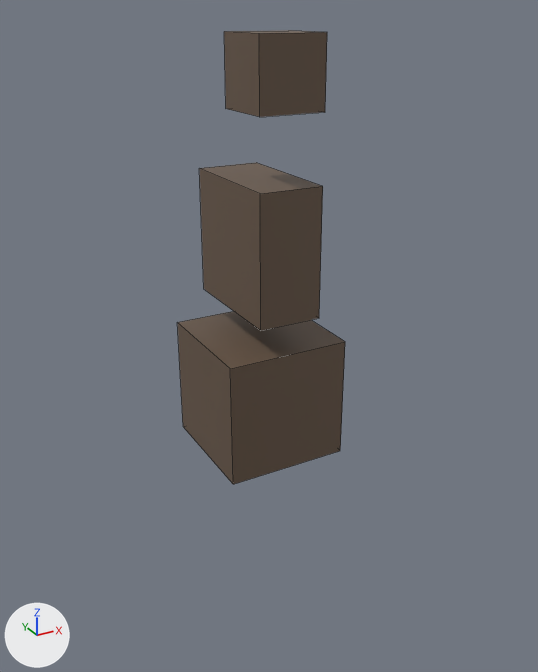
The Blender file assets/actors.blend: old version first, new version second.
Camera for both pictures: a camera (50 mm lens) standing at (-10.39, -18.57, 1.56) and looking at (0.44, 1.12, -8.29). Every picture has the same lights, and +X, +Y and +Z are marked at lower left. The picture after the commit comes second. Mesh edges are drawn as thin lines.

Names of what the first picture shows: 'meshSTONE1x1', 'meshSTONE1x2', 'meshSTONE2x2'.
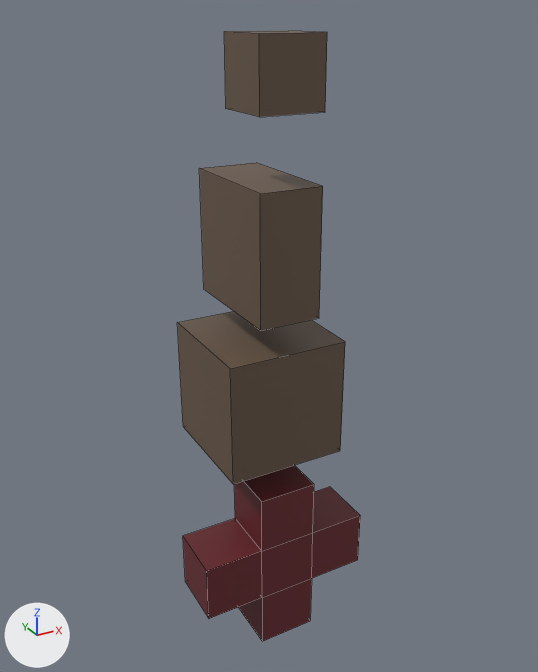
Location of each change, (x1, y1, x2, y2) in pixels of the pictures (538 x 672 px):
'meshCROSS', added (dark red): after (183, 465, 360, 641)

What changed in the scene script:
```text
Add mat_materialcross:
    mat_materialcross = principled_material('MaterialCROSS')
    mat_materialcross.base_color = (0.136, 0.0179, 0.0237)  # dark red #67242b
Add me_meshcross:
    me_meshcross.from_pydata(...)  # 24 vertices, 22 faces; spans x -3.0..3.0, y -2.0..0.0, z -3.0..3.0
    me_meshcross.materials.append(mat_materialcross)  # dark red #67242b
Add ob_meshcross:
    ob_meshcross = bpy.data.objects.new('meshCROSS', me_meshcross)
    ob_meshcross.parent = ob_cross
    ob_meshcross.location = (0.0, 0.0, 0.0)
Add ob_cross:
    ob_cross = bpy.data.objects.new('CROSS', None)
    ob_cross.location = (0.0, 1.0, -16.0)
```
